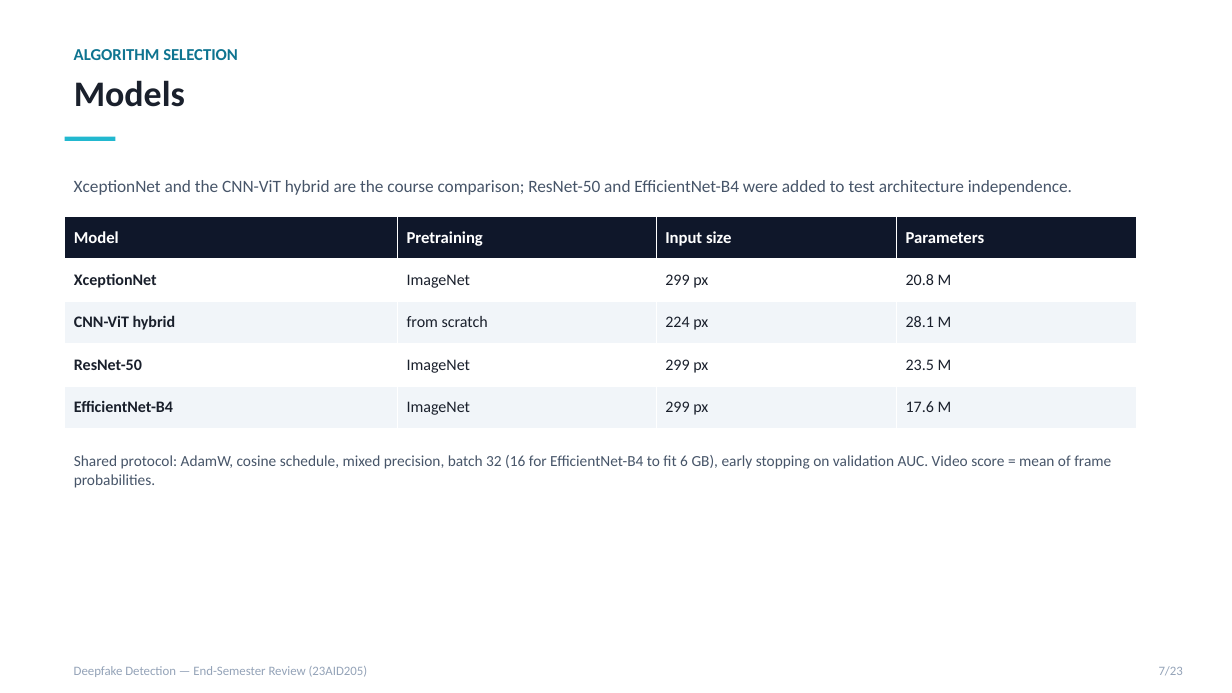
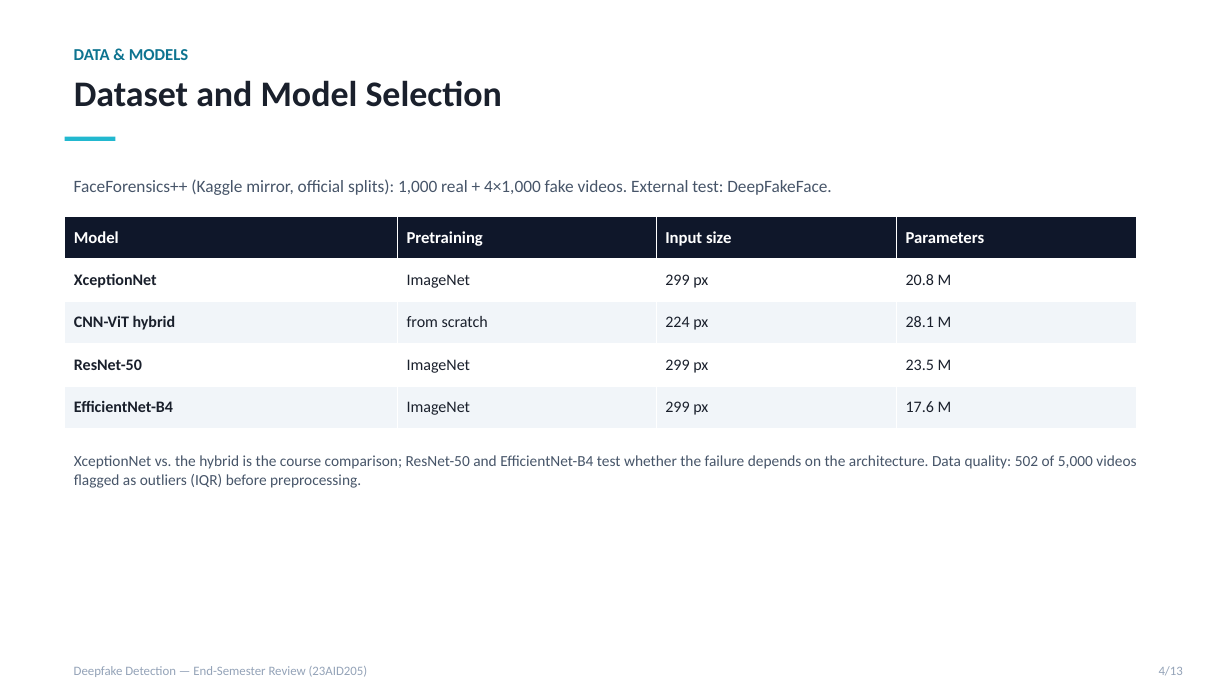
Before and after one commit to DUNE-ODYSSEY/deepfake-detection, a slide deck: slide 4 of docs/end_review_presentation.pptx (slide 7 before the commit). Drawn at 1232x693 pixels with LibreOffice and Linux fonts; fonts in the diff are those of the drawing. Boxes give left, top, right and bottom in pixels: in the first picture for what was removed or moved away, otherwise in the second. Text is boxed around its words. In the diff, an @@ line names an element or a change of style, - is before the commit and + after.

```diff
--- a/docs/end_review_presentation.pptx
+++ b/docs/end_review_presentation.pptx
@@ text at [74, 49, 188, 60]: text changed @@
-ALGORITHM SELECTION
+DATA & MODELS
@@ text at [74, 80, 502, 107]: text changed @@
-Models
+Dataset and Model Selection
@@ text at [74, 179, 831, 195]: text changed @@
-XceptionNet and the CNN-ViT hybrid are the course comparison; ResNet-50 and EfficientNet-B4 were added to test architecture independence.
+FaceForensics++ (Kaggle mirror, official splits): 1,000 real + 4×1,000 fake videos. External test: DeepFakeFace.
@@ text at [74, 455, 1136, 488]: text changed @@
-Shared protocol: AdamW, cosine schedule, mixed precision, batch 32 (16 for EfficientNet-B4 to fit 6 GB), early stopping on validation AUC. Video score = mean of frame probabilities.
+XceptionNet vs. the hybrid is the course comparison; ResNet-50 and EfficientNet-B4 test whether the failure depends on the architecture. Data quality: 502 of 5,000 videos flagged as outliers (IQR) before preprocessing.
@@ text at [1159, 666, 1183, 675]: text changed @@
-7/23
+4/13
```
Also in this commit, not shown: 10 other slides changed, 1 slide added, 11 slides removed.
